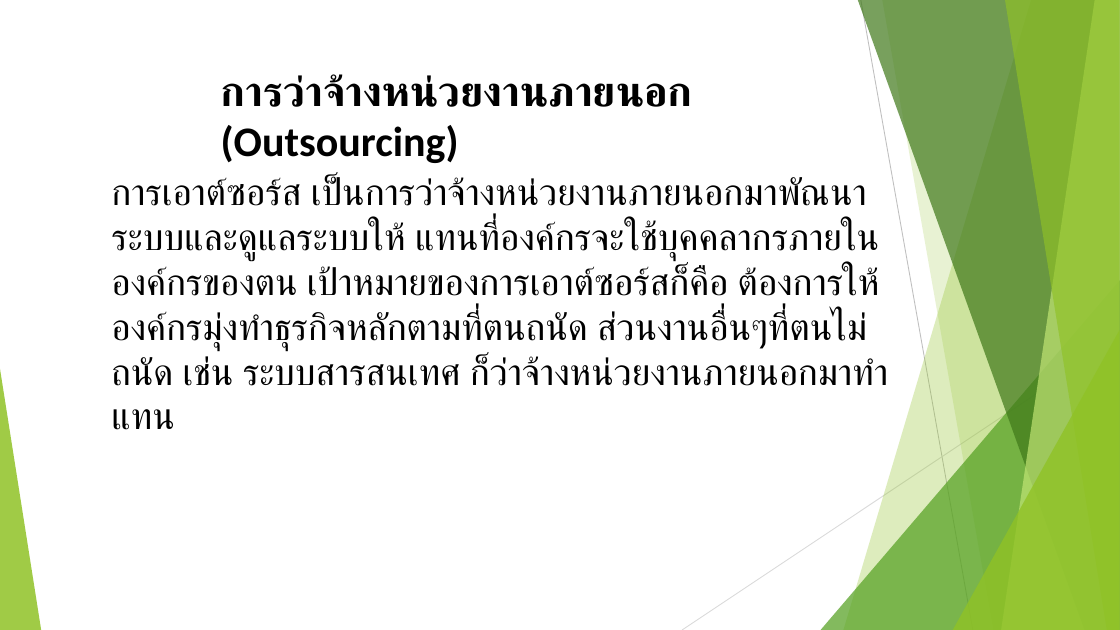
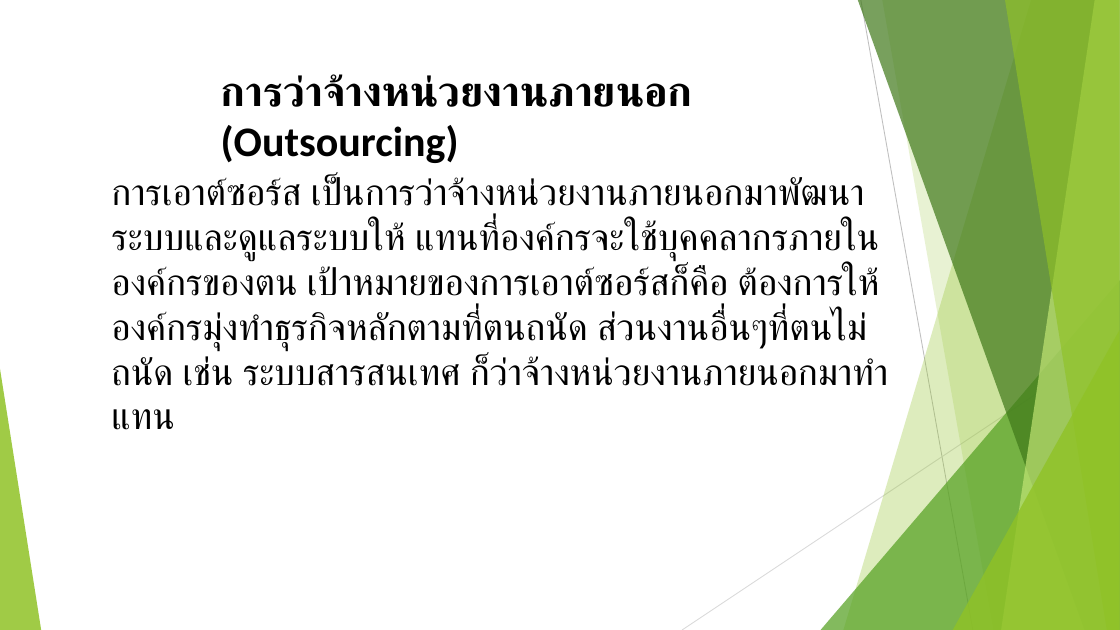
Before and after one commit to praew06/cpsc322_work, a slide deck: slide 13 of บทที่7.pptx. Drawn at 1120x630 pixels with LibreOffice and Linux fonts; fonts in the diff are those of the drawing. Boxes give left, top, right and bottom in pixels: in the first picture for what was removed or moved away, otherwise in the second. Text is boxed around its words. In the diff, an @@ line names an element or a change of style, - is before the commit and + after.

```diff
--- a/บทที่7.pptx
+++ b/บทที่7.pptx
@@ text at <box>111,176,888,386</box>: text changed @@
-การเอาต์ซอร์ส เป็นการว่าจ้างหน่วยงานภายนอกมาพัณนาระบบและดูแลระบบให้ แทนที่องค์กรจะใช้บุคคลากรภายในองค์กรของตน เป้าหมายของการเอาต์ซอร์สก็คือ ต้องการให้องค์กรมุ่งทำธุรกิจหลักตามที่ตนถนัด ส่วนงานอื่นๆที่ตนไม่ถนัด เช่น ระบบสารสนเทศ ก็ว่าจ้างหน่วยงานภายนอกมาทำแทน
+การเอาต์ซอร์ส เป็นการว่าจ้างหน่วยงานภายนอกมาพัฒนาระบบและดูแลระบบให้ แทนที่องค์กรจะใช้บุคคลากรภายในองค์กรของตน เป้าหมายของการเอาต์ซอร์สก็คือ ต้องการให้องค์กรมุ่งทำธุรกิจหลักตามที่ตนถนัด ส่วนงานอื่นๆที่ตนไม่ถนัด เช่น ระบบสารสนเทศ ก็ว่าจ้างหน่วยงานภายนอกมาทำแทน
```
Also in this commit, not shown: 7 other slides changed, 1 other file.
